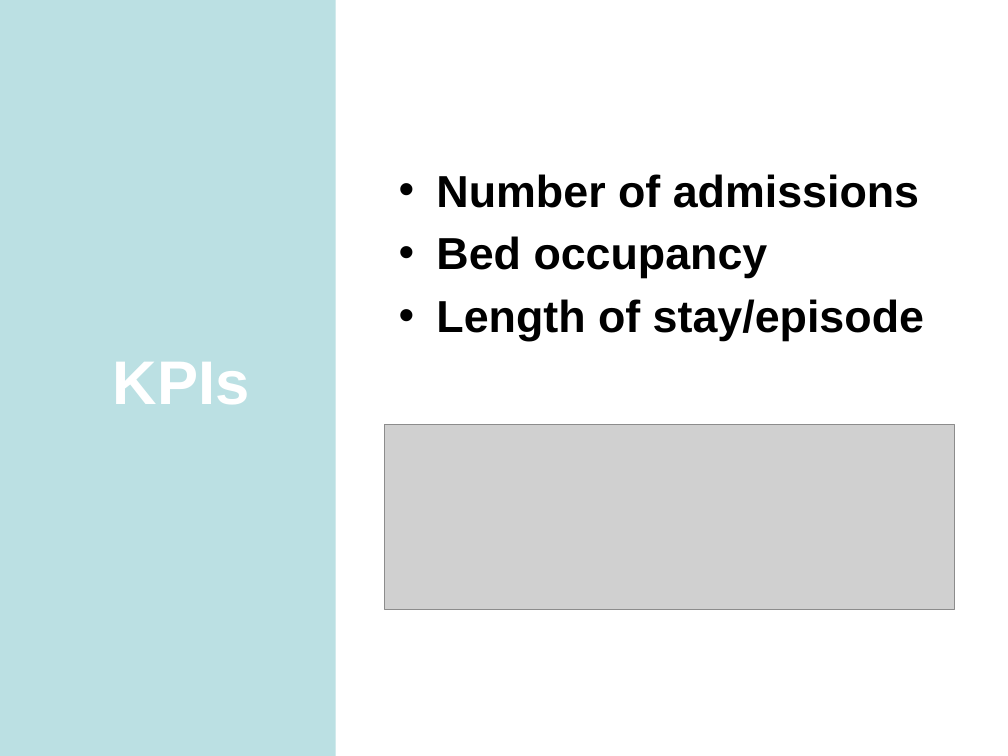
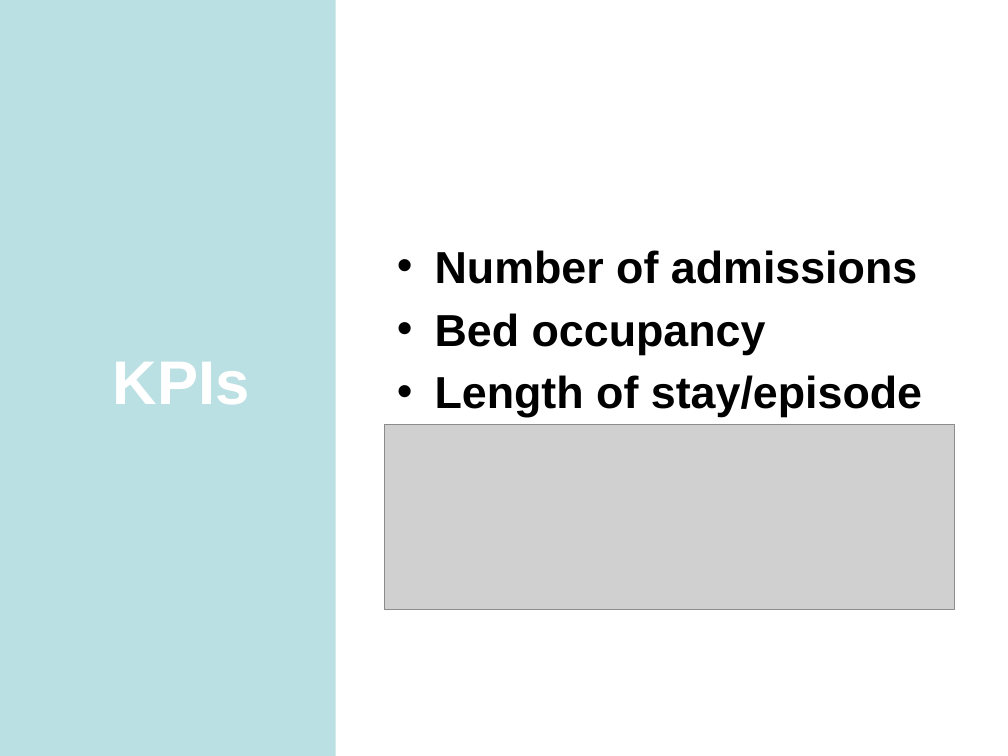
Before and after one commit to RMorton24/phs_group_project, a slide deck: slide 4 of Final Powerpoint presentation for 12.08.22.pptx. Drawn at 1008x756 pixels with LibreOffice and Linux fonts; fonts in the diff are those of the drawing; grey boxes stand for pictures. Boxes give left, top, right and bottom in pixels: in the first picture for what was removed or moved away, otherwise in the second. Text is boxed around its words. In the diff, an @@ line names an element or a change of style, - is before the commit and + after.

```diff
--- a/Final Powerpoint presentation for 12.08.22.pptx
+++ b/Final Powerpoint presentation for 12.08.22.pptx
@@ text "Number of admissions": place and size @@
-text "Number of admissions" at (436, 174, 924, 341)
+text "Number of admissions" at (435, 250, 922, 417)
```
Also in this commit, not shown: 7 other slides changed, 1 slide added.
